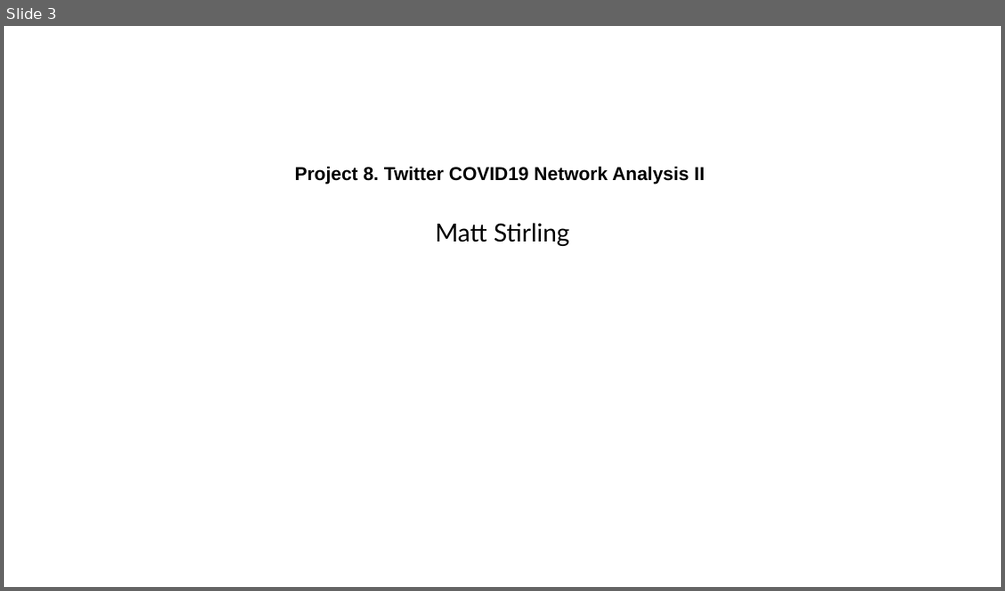
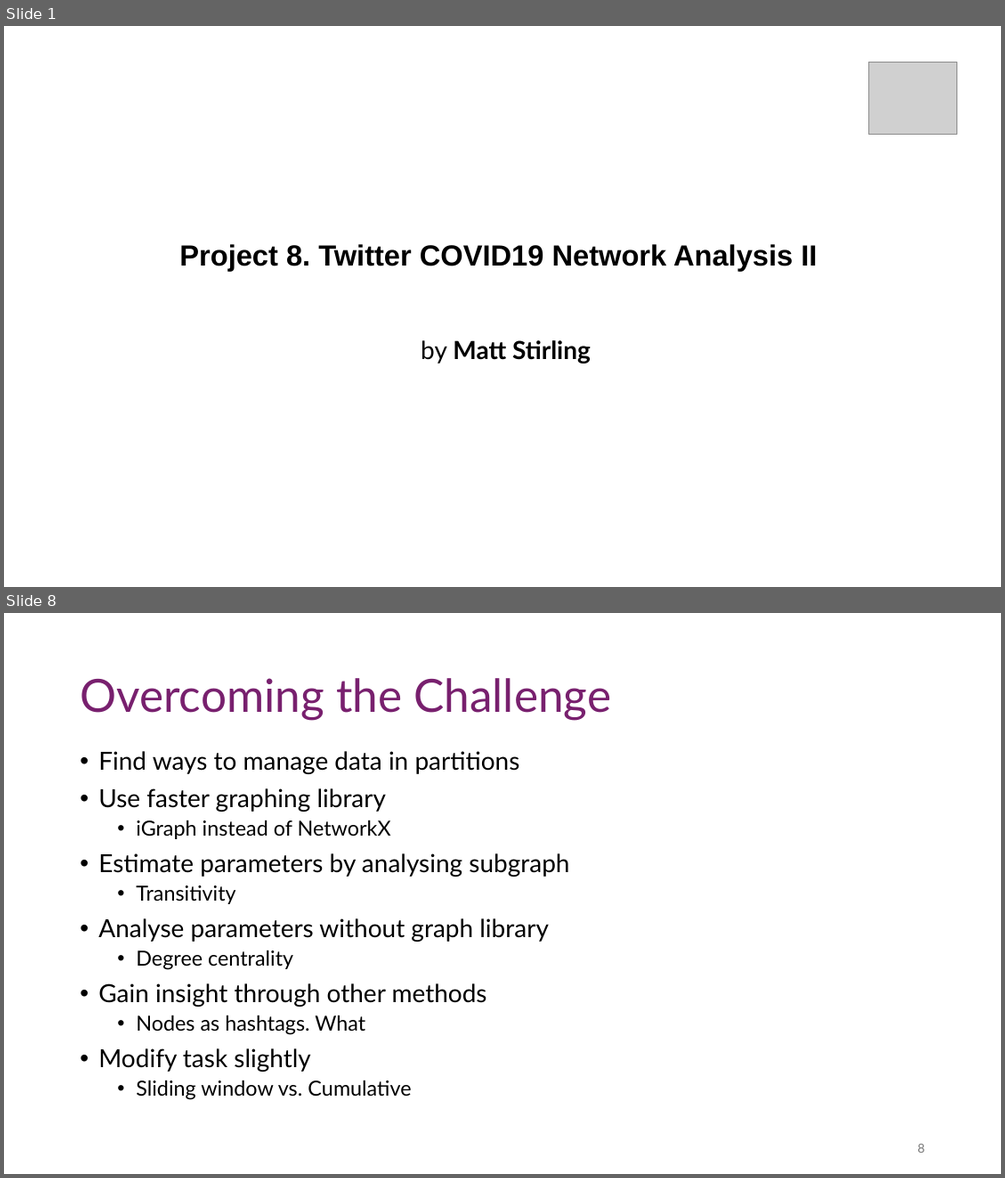
Before and after one commit to MattThePerson/SNA_Project_2024, a slide deck: Project Materials/Semiar Presentation.pptx. Shown one above the other, each under a label of ours: slide 3 before the commit, slides 1 and 8 after it; the slides between them are not shown. The pictures are 1005x591 and 1005x1178 pixels, drawn with LibreOffice and Linux fonts; fonts in the diff are those of the drawing; grey boxes stand for pictures. Boxes give left, top, right and bottom in pixels: in the first picture for what was removed or moved away, otherwise in the second. Text is boxed around its words. In the diff, an @@ line names an element or a change of style, - is before the commit and + after.

```diff
--- a/Project Materials/Semiar Presentation.pptx
+++ b/Project Materials/Semiar Presentation.pptx
@@ slide 8 added at box(4, 613, 1001, 1174), background #FFFFFF @@
@@ title added at box(80, 678, 611, 720), 44 pt, text #78206E @@
+Overcoming the Challenge
@@ text added at box(98, 751, 569, 1100), 24 pt, text #000000 @@
+• Find ways to manage data in partitions
+• Use faster graphing library
+  • iGraph instead of NetworkX
+• Estimate parameters by analysing subgraph
+  • Transitivity
+• Analyse parameters without graph library
+  • Degree centrality
+• Gain insight through other methods
+  • Nodes as hashtags. What
+• Modify task slightly
+  • Sliding window vs. Cumulative
@@ page number added at box(917, 1143, 924, 1152), 12 pt, text #797979 @@
+8
@@ what was slide 3 is now slide 1 @@
@@ slide 1 changed as well @@
@@ picture added at box(868, 62, 956, 135) @@
@@ title "Project 8. Twitter COVID19 Network ...": place and size @@
-title "Project 8. Twitter COVID19 Network ..." at box(295, 166, 704, 184)
+title "Project 8. Twitter COVID19 Network ..." at box(179, 244, 817, 271)
@@ title "Project 8. Twitter COVID19 Network ..." at box(179, 244, 817, 271): size 18 to 28 pt @@
@@ subtitle at box(421, 340, 591, 363): text changed; bold on @@
-Matt Stirling
+by Matt Stirling
```
Also in this commit, not shown: 1 other slide changed, 31 other slides added, 6 slides removed.
